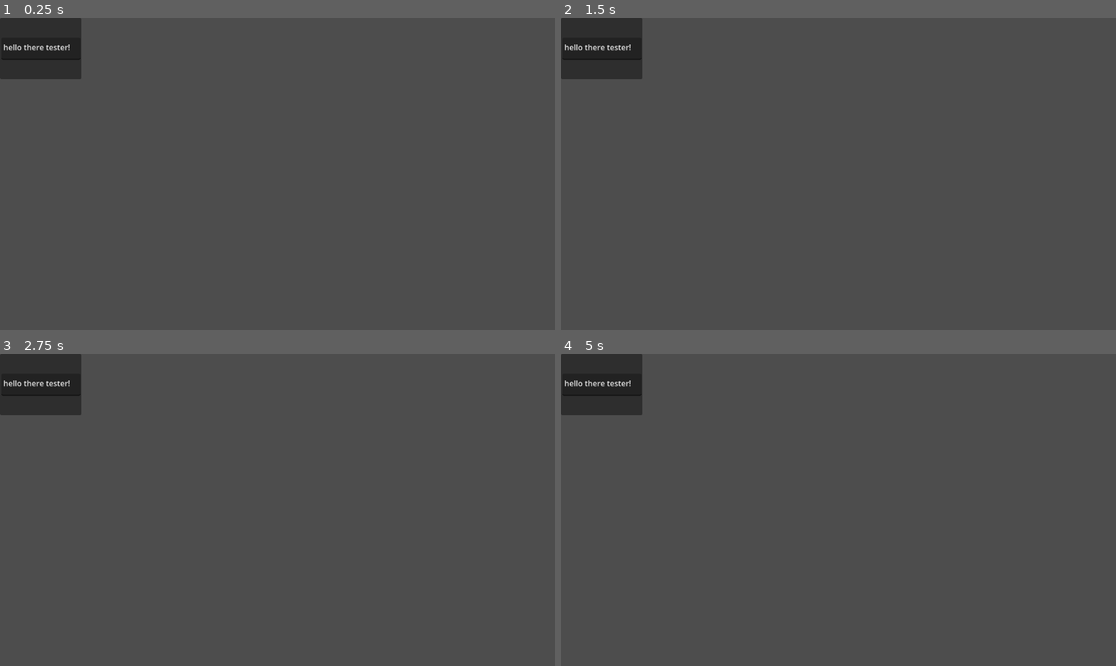
Above: before the commit, frames 1-4 (two rows, left to right).
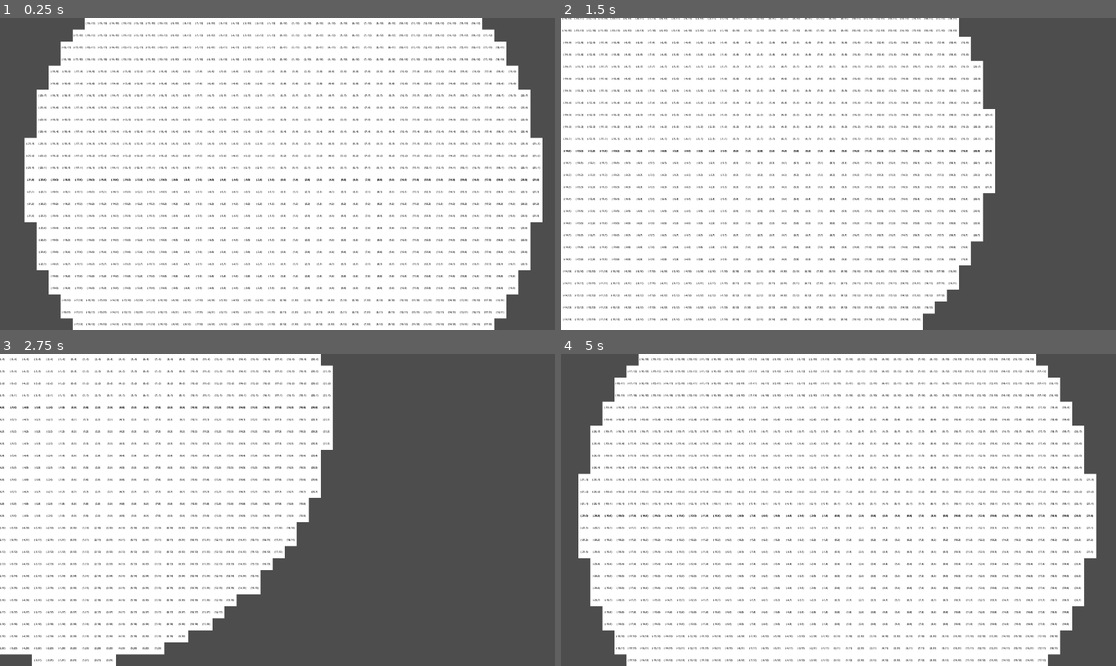
Above: after the commit, the same moments.

Repository: Jameryg/testing-GitHub-godot
Game: Godot game, scene res://scenes/main.tscn
Two runs of this game, one before a commit and one after it. Both use one fixed random seed, a clock stepped at 60 frames per second and the inputs below. Before the commit the project starts from res://main.tscn.
Inputs:
- Up to frame 1 (0.25 s): no input
- Up to frame 2 (1.5 s): tap Enter at 0.5 s; hold Right (right, bound only after the commit) 0.53-1.28 s; hold Down (down, bound only after the commit) from 1.28 s (still down)
- Up to frame 3 (2.75 s): release Down (down, bound only after the commit) at 2.03 s; hold Right (right, bound only after the commit) from 2.03 s (still down)
- Up to frame 4 (5 s): release Right (right, bound only after the commit) at 2.78 s; hold Up (up, bound only after the commit) 2.78-3.53 s; hold Left (left, bound only after the commit) from 3.53 s (still down)

The runs differ from the first frame. In frame 1, 89% of the frame differs, in the area x 0-98%, y 0-100%; in frame 2, 74%; in frame 3, 51%; in frame 4, 88%.

Commit message:
Added circle creation by radius

Diff:
--- a/main.tscn
+++ /dev/null
@@ -1,22 +0,0 @@
-[gd_scene format=3 uid="uid://ddgx3l074gq1f"]
-
-[node name="Node2D" type="Node2D"]
-
-[node name="Panel" type="Panel" parent="."]
-offset_right = 169.0
-offset_bottom = 127.0
-
-[node name="TextEdit" type="TextEdit" parent="Panel"]
-layout_mode = 1
-anchors_preset = 8
-anchor_left = 0.5
-anchor_top = 0.5
-anchor_right = 0.5
-anchor_bottom = 0.5
-offset_left = -82.0
-offset_top = -23.0
-offset_right = 82.0
-offset_bottom = 23.0
-grow_horizontal = 2
-grow_vertical = 2
-text = "hello there tester!"
--- a/project.godot
+++ b/project.godot
@@ -8,9 +8,36 @@
 
 config_version=5
 
+[animation]
+
+compatibility/default_parent_skeleton_in_mesh_instance_3d=true
+
 [application]
 
 config/name="github test godot"
 run/main_scene="uid://ddgx3l074gq1f"
-config/features=PackedStringArray("4.4", "Forward Plus")
+config/features=PackedStringArray("4.6", "Forward Plus")
 config/icon="res://icon.svg"
+
+[input]
+
+up={
+"deadzone": 0.2,
+"events": [Object(InputEventKey,"resource_local_to_scene":false,"resource_name":"","device":-1,"window_id":0,"alt_pressed":false,"shift_pressed":false,"ctrl_pressed":false,"meta_pressed":false,"pressed":false,"keycode":0,"physical_keycode":4194320,"key_label":0,"unicode":0,"location":0,"echo":false,"script":null)
+]
+}
+down={
+"deadzone": 0.2,
+"events": [Object(InputEventKey,"resource_local_to_scene":false,"resource_name":"","device":-1,"window_id":0,"alt_pressed":false,"shift_pressed":false,"ctrl_pressed":false,"meta_pressed":false,"pressed":false,"keycode":0,"physical_keycode":4194322,"key_label":0,"unicode":0,"location":0,"echo":false,"script":null)
+]
+}
+left={
+"deadzone": 0.2,
+"events": [Object(InputEventKey,"resource_local_to_scene":false,"resource_name":"","device":-1,"window_id":0,"alt_pressed":false,"shift_pressed":false,"ctrl_pressed":false,"meta_pressed":false,"pressed":false,"keycode":0,"physical_keycode":4194319,"key_label":0,"unicode":0,"location":0,"echo":false,"script":null)
+]
+}
+right={
+"deadzone": 0.2,
+"events": [Object(InputEventKey,"resource_local_to_scene":false,"resource_name":"","device":-1,"window_id":0,"alt_pressed":false,"shift_pressed":false,"ctrl_pressed":false,"meta_pressed":false,"pressed":false,"keycode":0,"physical_keycode":4194321,"key_label":0,"unicode":0,"location":0,"echo":false,"script":null)
+]
+}
--- /dev/null
+++ b/scenes/camera_2d.gd
@@ -0,0 +1,18 @@
+extends Camera2D
+
+
+# Called when the node enters the scene tree for the first time.
+func _ready() -> void:
+	pass # Replace with function body.
+
+
+# Called every frame. 'delta' is the elapsed time since the previous frame.
+func _process(delta: float) -> void:
+	if (Input.is_action_pressed("up")):
+		position.y -= 5
+	if (Input.is_action_pressed("down")):
+		position.y += 5
+	if (Input.is_action_pressed("right")):
+		position.x += 5
+	if (Input.is_action_pressed("left")):
+		position.x -= 5
--- /dev/null
+++ b/scenes/main.gd
@@ -0,0 +1,45 @@
+extends Node2D
+
+@export var square_scene: PackedScene
+var square_instance
+
+func _ready() -> void:
+	var coords = [Vector2(-1,-5), Vector2(0,-5), Vector2(1,-5),
+		Vector2(-2,-4), Vector2(2,-4),
+		Vector2(-3,-4), Vector2(3,-4),
+		Vector2(-4,-3), Vector2(4,-3),
+		Vector2(-4,-2), Vector2(4,-2),
+		Vector2(-5,-1), Vector2(5,-1),
+		Vector2(-5,0), Vector2(5,0),
+		Vector2(-5,1), Vector2(5,1),
+		Vector2(-4,2), Vector2(4,2),
+		Vector2(-4,3), Vector2(4,3),
+		Vector2(-3,4), Vector2(3,4),
+		Vector2(-2,4), Vector2(2,4),
+		Vector2(-1,5), Vector2(0,5), Vector2(1,5)]
+
+	#for coord in coords:
+		#square_instance = square_scene.instantiate()
+		#square_instance.setCoordsVect(coord)
+		#add_child(square_instance)
+
+	#makeCircle(16)
+	makeCircleR(21)
+
+
+func makeCircleR(radius: int) -> void:
+	var coords = []
+
+	for i in range(-radius, radius+1):
+		for j in range(-radius, radius+1):
+			if (j == 0):
+				coords.push_back(Vector2(i, 0))
+			if (pow(i,2) + pow(j,2) <= pow(radius,2) + (float(radius)/2)):
+				coords.push_back(Vector2(i, j))
+
+
+
+	for coord in coords:
+		square_instance = square_scene.instantiate()
+		square_instance.setCoordsVect(coord)
+		add_child(square_instance)
--- /dev/null
+++ b/scenes/main.tscn
@@ -0,0 +1,12 @@
+[gd_scene format=3 uid="uid://ddgx3l074gq1f"]
+
+[ext_resource type="Script" uid="uid://soyb451evbgt" path="res://scenes/main.gd" id="1_o5qli"]
+[ext_resource type="PackedScene" uid="uid://ckuptjvyjnjw7" path="res://scenes/square.tscn" id="2_0wfyh"]
+[ext_resource type="Script" uid="uid://dnmkl28ks5mwf" path="res://scenes/camera_2d.gd" id="3_sugp2"]
+
+[node name="Node2D" type="Node2D" unique_id=1160146792]
+script = ExtResource("1_o5qli")
+square_scene = ExtResource("2_0wfyh")
+
+[node name="Camera2D" type="Camera2D" parent="." unique_id=1343920246]
+script = ExtResource("3_sugp2")
--- /dev/null
+++ b/scenes/square.gd
@@ -0,0 +1,14 @@
+extends Node2D
+
+var coords: Vector2 = Vector2(0,0)
+
+func _ready() -> void:
+	position = coords * Vector2($TextureRect.size)
+	$TextureRect/Label.text = "(" + str(int(coords.x)) + "," + str(int(coords.y)) + ")"
+
+
+func setCoords(x: float, y: float) -> void:
+	coords = Vector2(x,y)
+
+func setCoordsVect(new_coords: Vector2) -> void:
+	coords = new_coords
--- /dev/null
+++ b/scenes/square.tscn
@@ -0,0 +1,28 @@
+[gd_scene format=3 uid="uid://ckuptjvyjnjw7"]
+
+[ext_resource type="Script" uid="uid://c1hq0ivil8i2w" path="res://scenes/square.gd" id="1_rb13l"]
+
+[sub_resource type="CanvasTexture" id="CanvasTexture_yaqdw"]
+
+[sub_resource type="LabelSettings" id="LabelSettings_rb13l"]
+font_size = 5
+font_color = Color(0, 0, 0, 1)
+
+[node name="Square" type="Node2D" unique_id=963098578]
+script = ExtResource("1_rb13l")
+
+[node name="TextureRect" type="TextureRect" parent="." unique_id=1981602791]
+offset_right = 25.0
+offset_bottom = 25.0
+texture = SubResource("CanvasTexture_yaqdw")
+expand_mode = 1
+
+[node name="Label" type="Label" parent="TextureRect" unique_id=1116397741]
+z_index = 3
+layout_mode = 0
+offset_right = 25.0
+offset_bottom = 25.0
+text = "(0,0)"
+label_settings = SubResource("LabelSettings_rb13l")
+horizontal_alignment = 1
+vertical_alignment = 1
Not shown, changed: icon.svg.import
Not shown, added: scenes/camera_2d.gd.uid
Not shown, added: scenes/main.gd.uid
Not shown, added: scenes/square.gd.uid
